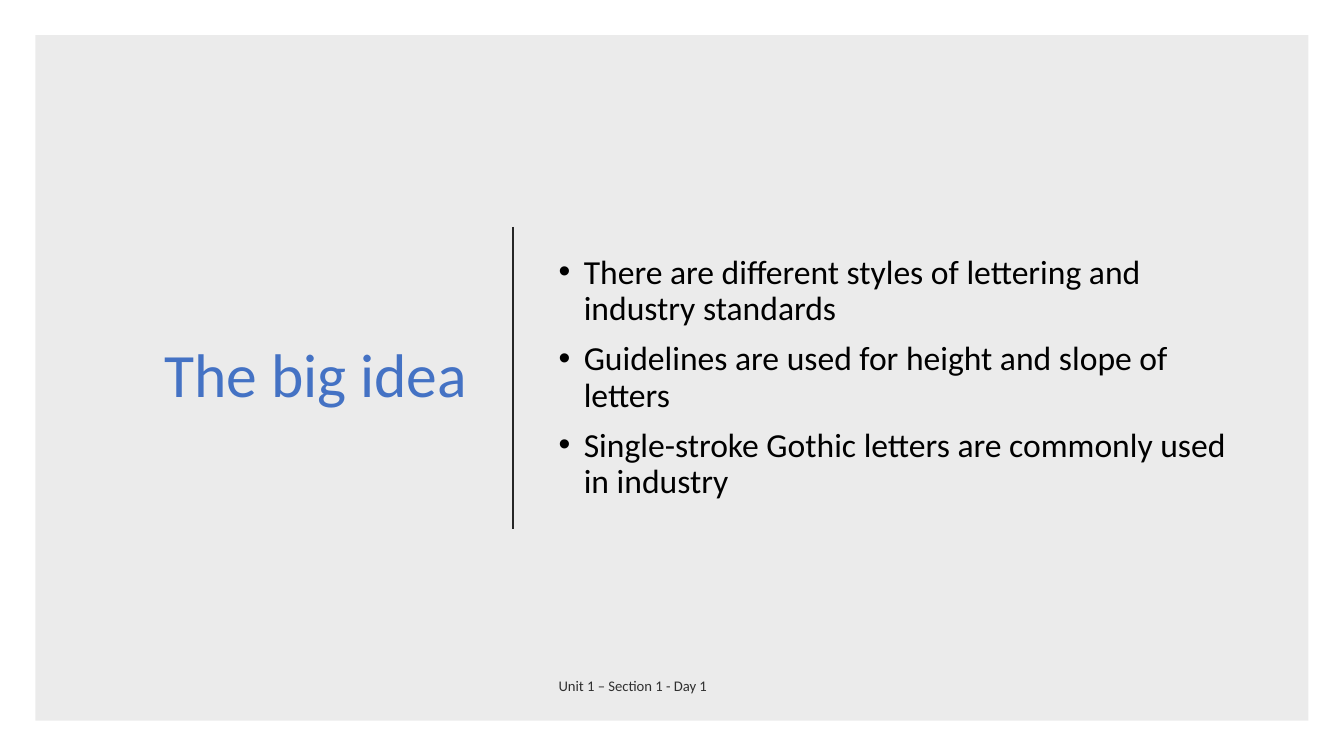
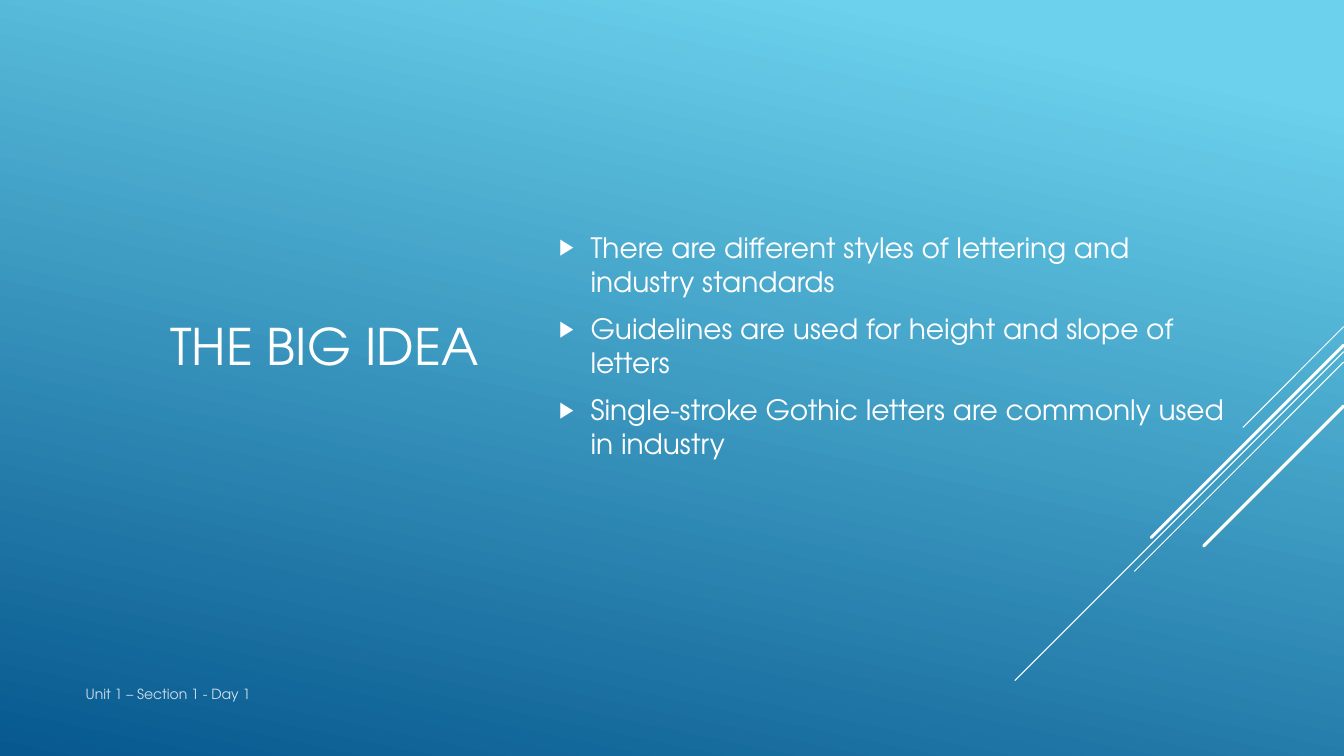
Before and after one commit to nickvertucci/Technology-Education-Curriculum, a slide deck: slide 3 of High School/Design and Drawing for Production/Unit 3 - Introduction to Lettering/Section 1 - What is Lettering/Assets/Unit 3 - Section 1 - What is Lettering.pptx. Drawn at 1344x756 pixels with LibreOffice and Linux fonts; fonts in the diff are those of the drawing. Boxes give left, top, right and bottom in pixels: in the first picture for what was removed or moved away, otherwise in the second. Text is boxed around its words. In the diff, an @@ line names an element or a change of style, - is before the commit and + after.

```diff
--- a/High School/Design and Drawing for Production/Unit 3 - Introduction to Lettering/Section 1 - What is Lettering/Assets/Unit 3 - Section 1 - What is Lettering.pptx
+++ b/High School/Design and Drawing for Production/Unit 3 - Introduction to Lettering/Section 1 - What is Lettering/Assets/Unit 3 - Section 1 - What is Lettering.pptx
@@ background #FFFFFF to gradient #6ED2EB to #06588E @@
@@ rectangle removed at box(35, 35, 1309, 721) @@
@@ text "There are different styles of ...": place and size @@
-text "There are different styles of ..." at box(584, 260, 1225, 499)
+text "There are different styles of ..." at box(591, 237, 1224, 460)
@@ text "There are different styles of ..." at box(591, 237, 1224, 460): size 24 to 20 pt, font Calibri to TeX Gyre Adventor, text colour #000000 to #FFFFFF; bullet • to ▶; line spacing 0.9 to 1 @@
@@ line removed from (513, 227) to (513, 529) @@
@@ title at box(170, 327, 478, 366): text changed; size 44 to 36 pt; font Calibri to TeX Gyre Adventor; text colour #4472C4 to #FFFFFF @@
-The big idea
+THE BIG IDEA
@@ group added at box(1015, 327, 1344, 681): 5 lines @@
@@ text "Unit 1 – Section 1 ...": place and size @@
-text "Unit 1 – Section 1 ..." at box(559, 681, 706, 694)
+text "Unit 1 – Section 1 ..." at box(86, 688, 251, 702)
@@ text "Unit 1 – Section 1 ..." at box(86, 688, 251, 702): size 10.5 to 10 pt, font Calibri to TeX Gyre Adventor, text colour #000000 at 80% opacity to #FFFFFF at 80% opacity; vertical alignment middle to top @@
```
Also in this commit, not shown: 22 other slides changed, 3 slides added.
